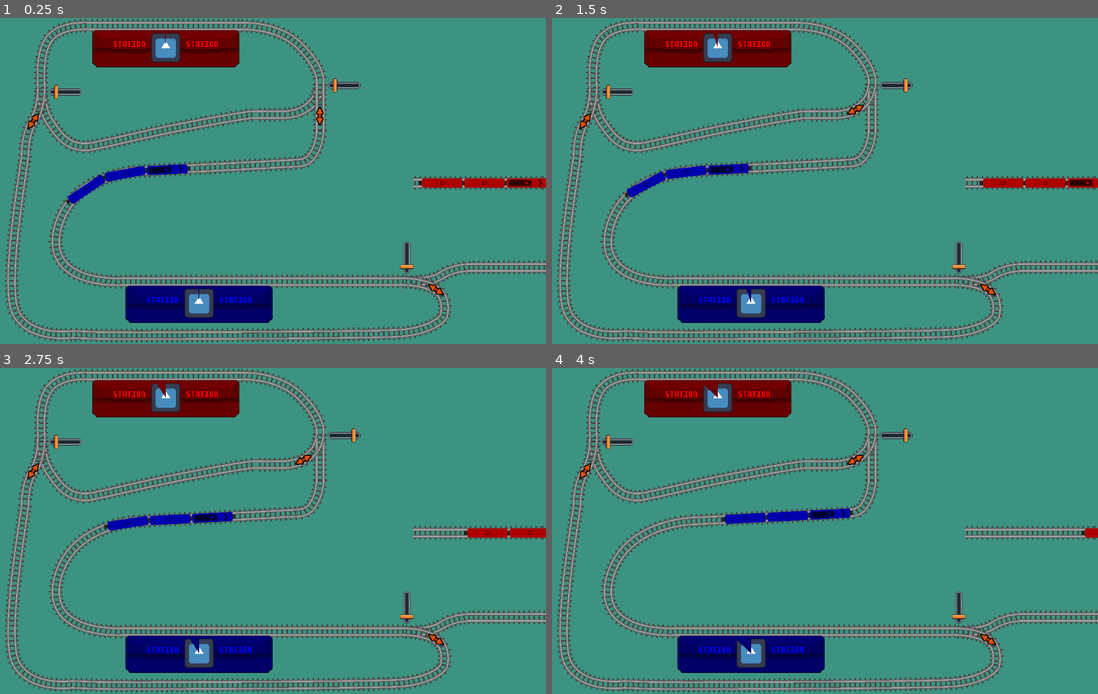
Above: before the commit, frames 1-4 (two rows, left to right).
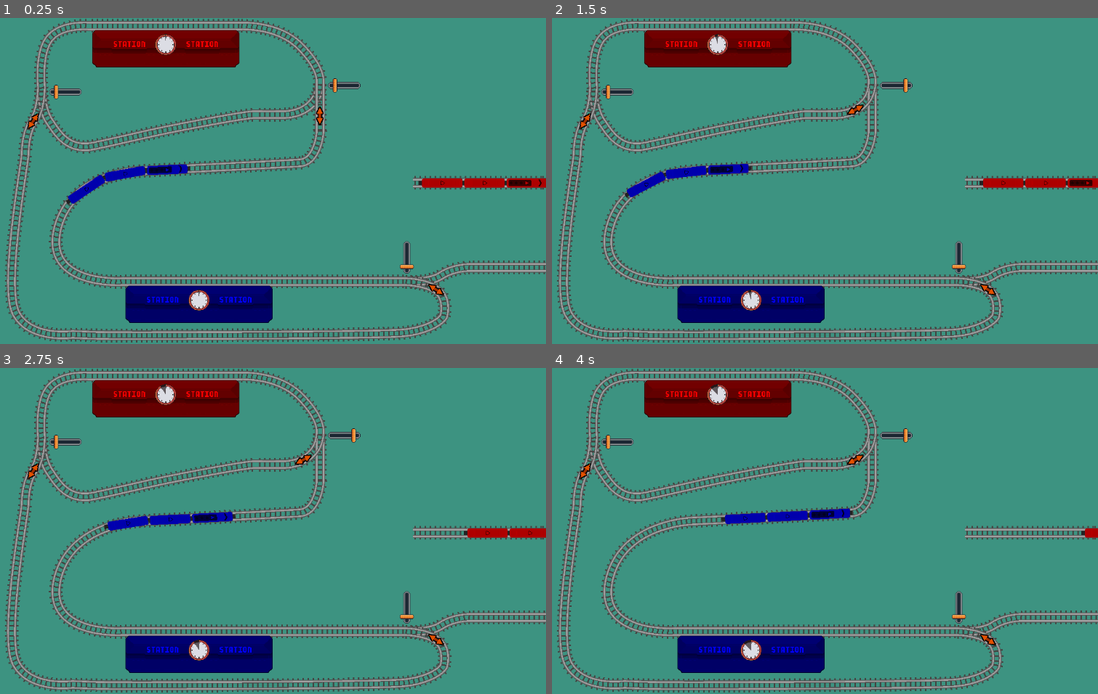
Above: after the commit, the same moments.

Repository: dsg-jam/ld54-game
Game: Godot game, scene res://scenes/test_track_1.tscn
The game is run twice, just before and just after one commit, with the same random seed, the same clock (stepped at 60 frames per second) and the same inputs. The engine's default icon, where the game draws it, is replaced by a stand-in: a white triangle on a blue panel in a dark square.
Inputs (mouse positions are in pixels of both pictures, inside the frame that each line leads up to):
- Up to frame 1 (0.25 s): no input
- Up to frame 2 (1.5 s): click (895, 86) at 0.52 s
- Up to frame 3 (2.75 s): hold Space (brake) from 2.03 s (still down)
- Up to frame 4 (4 s): release Space (brake) at 2.78 s

The runs differ from the first frame. In frame 1, 0.9% of the frame differs, in the area x 27-40%, y 4-92%; in frame 2, 0.9%; in frame 3, 0.9%; in frame 4, 0.9%.

Commit message:
improve station clock texture

Diff:
--- a/prefabs/TrainStation.tscn
+++ b/prefabs/TrainStation.tscn
@@ -1,12 +1,13 @@
-[gd_scene load_steps=11 format=3 uid="uid://ctghq2lknpslx"]
+[gd_scene load_steps=12 format=3 uid="uid://ctghq2lknpslx"]
 
 [ext_resource type="Script" path="res://scripts/TrainStation.gd" id="1_g3ngn"]
 [ext_resource type="PackedScene" uid="uid://d1xy67euifbh6" path="res://prefabs/Track.tscn" id="1_pb151"]
 [ext_resource type="Texture2D" uid="uid://dsknq0gksp7xm" path="res://assets/station_desaturated.png" id="3_e5t1w"]
-[ext_resource type="Texture2D" uid="uid://b45ccffmet4ol" path="res://assets/icon.svg" id="4_ux61d"]
+[ext_resource type="Texture2D" uid="uid://b8ubdw533cysf" path="res://assets/station_clock_under.png" id="4_1axqq"]
 [ext_resource type="Texture2D" uid="uid://c2udkkfuwbis0" path="res://assets/warn.png" id="5_evrpx"]
+[ext_resource type="Texture2D" uid="uid://bqcykde5yiya" path="res://assets/station_clock_progress.png" id="5_iadev"]
 
-[sub_resource type="Curve2D" id="Curve2D_eymkl"]
+[sub_resource type="Curve2D" id="Curve2D_fmars"]
 resource_local_to_scene = true
 _data = {
 "points": PackedVector2Array(0, 0, 0, 0, 2.08165e-12, 2.08165e-12, 0, 0, 0, 0, 300, 0)
@@ -77,15 +78,16 @@
 
 [node name="TextureProgressBar" type="TextureProgressBar" parent="."]
 z_index = 11
-offset_left = 121.0
-offset_top = 14.0
-offset_right = 179.0
-offset_bottom = 72.0
+offset_left = 129.0
+offset_top = 16.0
+offset_right = 171.0
+offset_bottom = 58.0
 value = 100.0
 rounded = true
 fill_mode = 4
 nine_patch_stretch = true
-texture_progress = ExtResource("4_ux61d")
+texture_under = ExtResource("4_1axqq")
+texture_progress = ExtResource("5_iadev")
 
 [node name="AnimationPlayer" type="AnimationPlayer" parent="."]
 root_node = NodePath("../Warn")
@@ -96,8 +98,7 @@
 [node name="Warn" type="Sprite2D" parent="."]
 modulate = Color(1, 1, 1, 0)
 z_index = 12
-position = Vector2(195, 2)
-scale = Vector2(2, 2)
+position = Vector2(178, 13)
 texture = ExtResource("5_evrpx")
 
 [connection signal="timeout" from="Timer" to="." method="_on_timer_timeout"]
Binary file added: assets/station_clock_progress.png
Not shown, added: assets/station_clock_progress.png.import
Binary file added: assets/station_clock_under.png
Not shown, added: assets/station_clock_under.png.import
Not shown: 1 places in prefabs/TrainStation.tscn that only renumber resources
